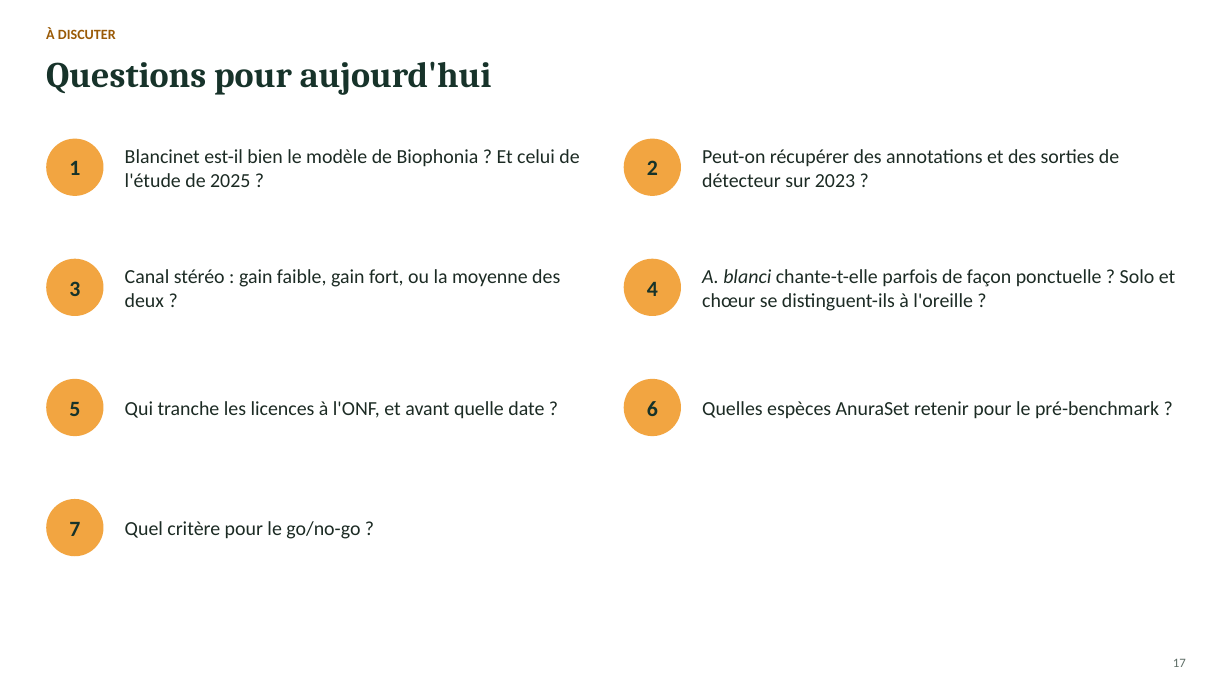
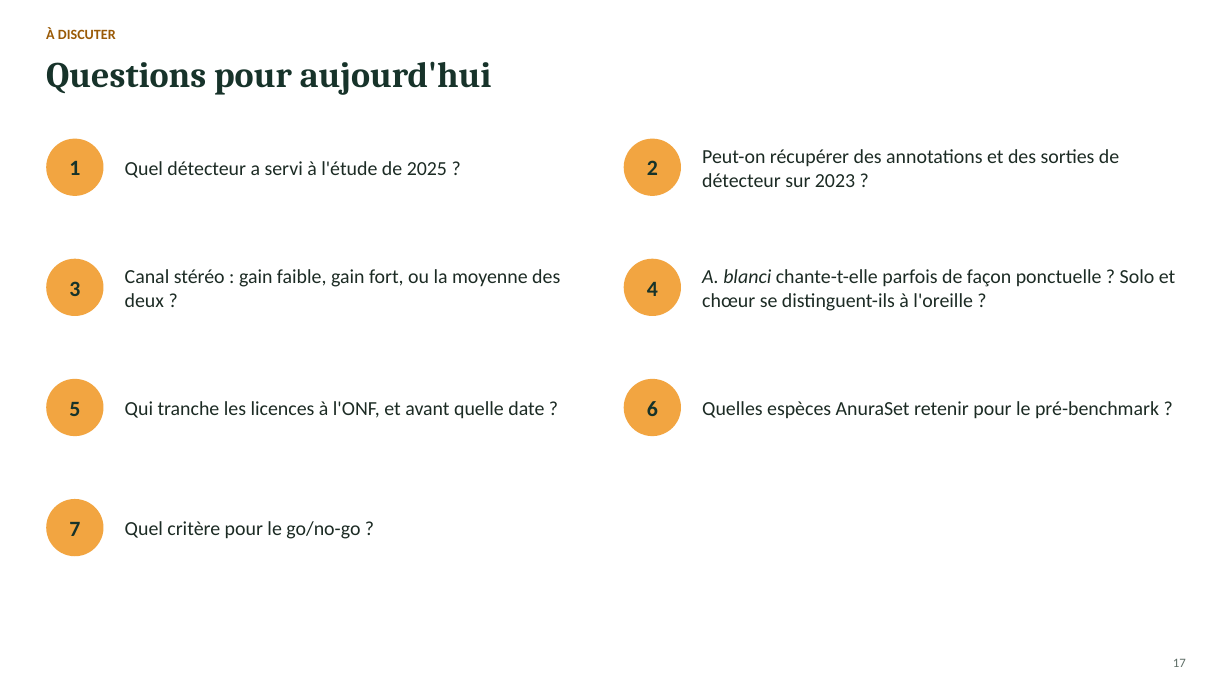
Before and after one commit to Rumble-Paw-Patrol/Grenouille, a slide deck: slide 17 of documentation/prez/presentation_point_etape.pptx. Drawn at 1232x693 pixels with LibreOffice and Linux fonts; fonts in the diff are those of the drawing. Boxes give left, top, right and bottom in pixels: in the first picture for what was removed or moved away, otherwise in the second. Text is boxed around its words. In the diff, an @@ line names an element or a change of style, - is before the commit and + after.

```diff
--- a/documentation/prez/presentation_point_etape.pptx
+++ b/documentation/prez/presentation_point_etape.pptx
@@ text at (125,161,447,178): text changed @@
-Blancinet est-il bien le modèle de Biophonia ? Et celui de l'étude de 2025 ?
+Quel détecteur a servi à l'étude de 2025 ?
```
Also in this commit, not shown: 4 other slides changed, 40 other files.
